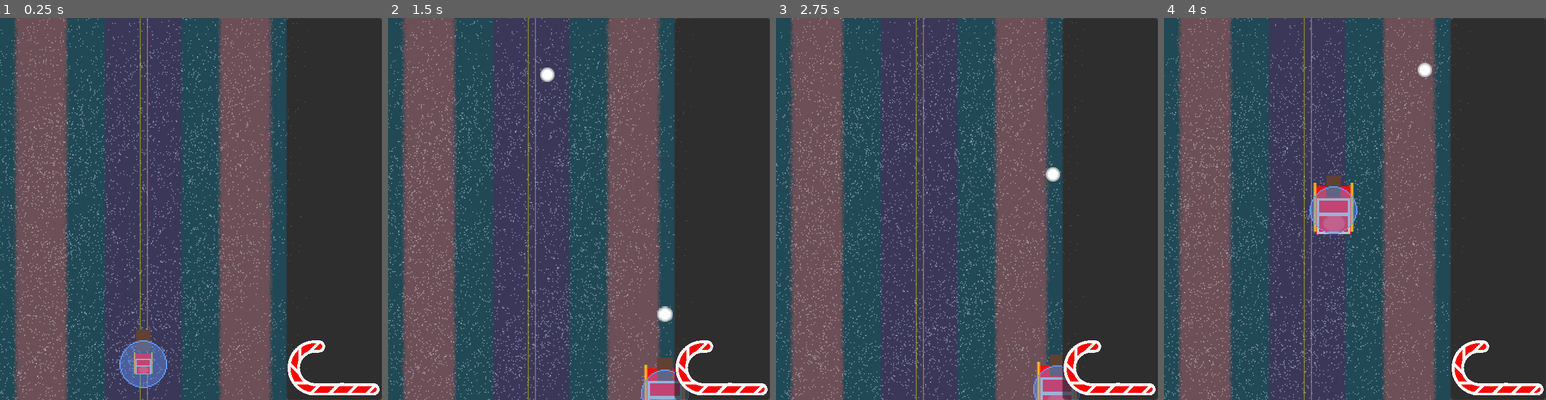
Above: before the commit, frames 1-4 (left to right).
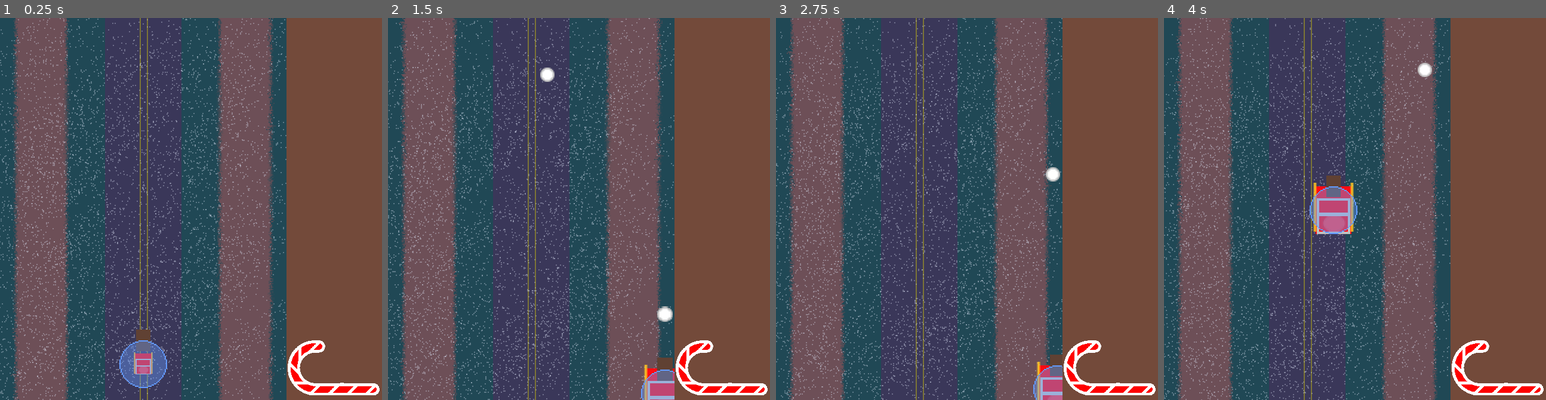
Above: after the commit, the same moments.

Repository: Zoidmania/gdex-2023-winter
Game: Godot game, scene res://stages/stage_north_america.tscn
Two runs of this game, one before a commit and one after it. Both use one fixed random seed, a clock stepped at 60 frames per second and the inputs below. The engine's default icon, where the game draws it, is replaced by a stand-in: a white triangle on a blue panel in a dark square.
Inputs:
- Up to frame 1 (0.25 s): no input
- Up to frame 2 (1.5 s): hold Right (santa_move_right) 0.53-1.28 s; tap Space (santa_shoot) at 0.6, 1.35 s; hold Down (santa_move_down) from 1.28 s (still down)
- Up to frame 3 (2.75 s): release Down (santa_move_down) at 2.03 s; hold Right (santa_move_right) from 2.03 s (still down); tap Space (santa_shoot) at 2.1 s
- Up to frame 4 (4 s): release Right (santa_move_right) at 2.78 s; hold Up (santa_move_up) 2.78-3.53 s; tap Space (santa_shoot) at 2.85, 3.6 s; hold Left (santa_move_left) from 3.53 s (still down)

The runs differ from the first frame. In frame 1, 24% of the frame differs, in the area x 75-100%, y 0-100%; in frame 2, 24%; in frame 3, 24%; in frame 4, 24%.

Commit message:
make work snow

Diff:
--- a/src/enemies/purple_goat.tscn
+++ b/src/enemies/purple_goat.tscn
@@ -21,11 +21,9 @@
 scale = Vector2(1.2, 1.2)
 
 [node name="CollisionShape2D" type="CollisionShape2D" parent="HitboxComponent" index="0"]
+light_mask = 33
 shape = SubResource("CircleShape2D_t10bl")
 
 [node name="CollisionShape2D" type="CollisionShape2D" parent="HurtboxComponent" index="0"]
 shape = SubResource("RectangleShape2D_of1yw")
 debug_color = Color(0.945098, 0.0901961, 0.533333, 0.419608)
-
-[node name="StatsComponent" parent="." index="12"]
-health = 3
--- a/src/hud-ui/hud.tscn
+++ b/src/hud-ui/hud.tscn
@@ -1,13 +1,17 @@
-[gd_scene load_steps=4 format=3 uid="uid://dt47ouy0h30vr"]
+[gd_scene load_steps=5 format=3 uid="uid://dt47ouy0h30vr"]
 
 [ext_resource type="Script" path="res://hud-ui/hud.gd" id="1_wj5ib"]
 [ext_resource type="PackedScene" uid="uid://bl8jggbyev5gg" path="res://assets/background/snowroad.tscn" id="2_qawmx"]
 [ext_resource type="PackedScene" uid="uid://t7g7fre5eokw" path="res://hud-ui/health_bar.tscn" id="3_qexwg"]
 
+[sub_resource type="StyleBoxFlat" id="StyleBoxFlat_c3x4t"]
+bg_color = Color(0.45098, 0.290196, 0.227451, 1)
+
 [node name="HUD" type="CanvasLayer"]
 script = ExtResource("1_wj5ib")
 
 [node name="HSplitContainer" type="HSplitContainer" parent="."]
+layout_direction = 1
 anchors_preset = 15
 anchor_right = 1.0
 anchor_bottom = 1.0
@@ -24,6 +28,7 @@
 
 [node name="UIPanel" type="Panel" parent="HSplitContainer"]
 layout_mode = 2
+theme_override_styles/panel = SubResource("StyleBoxFlat_c3x4t")
 
 [node name="HealthBar" parent="HSplitContainer/UIPanel" instance=ExtResource("3_qexwg")]
 position = Vector2(1, 270)
--- a/src/powerups/powerup.tscn
+++ b/src/powerups/powerup.tscn
@@ -10,6 +10,7 @@
 [node name="Sprite2D" type="Sprite2D" parent="."]
 
 [node name="HitboxComponent" type="Area2D" parent="."]
+collision_layer = 2
 script = ExtResource("2_ydnig")
 
 [node name="MoveComponent" type="Node" parent="."]
--- a/src/projectiles/cookie_shuriken.tscn
+++ b/src/projectiles/cookie_shuriken.tscn
@@ -53,4 +53,4 @@
 
 [node name="AnimatedSprite2D" type="AnimatedSprite2D" parent="." index="5"]
 sprite_frames = SubResource("SpriteFrames_8khk8")
-frame_progress = 0.905059
+frame_progress = 0.870365
Not shown: 1 places in src/assets/background/snowroad.tscn that only renumber resources
